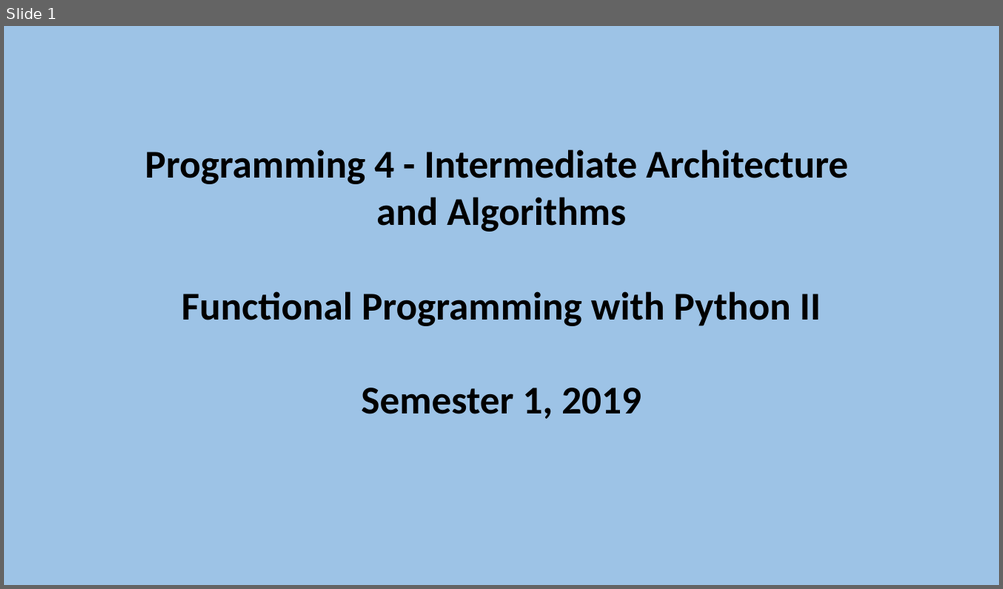
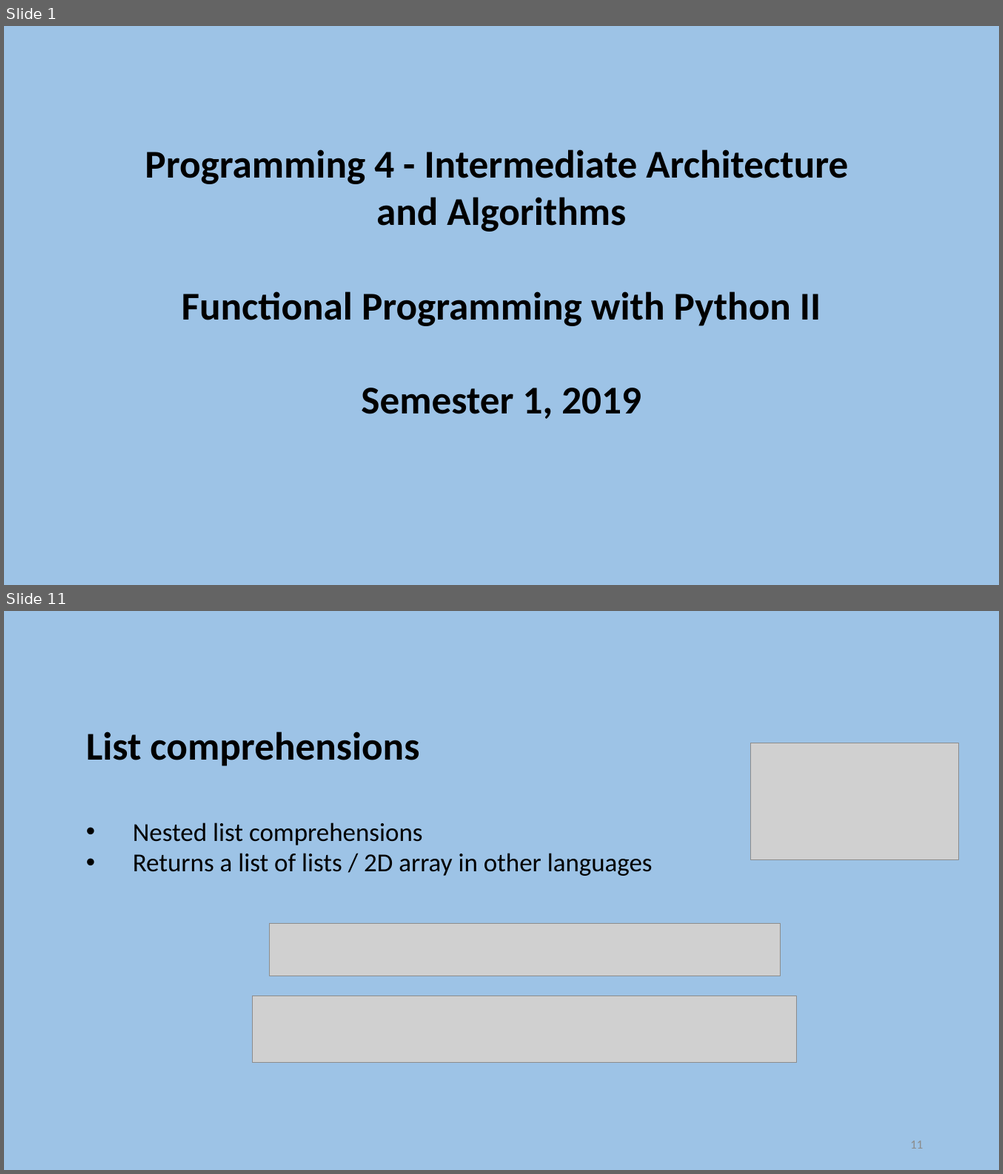
Before and after one commit to szetko/course-materials, a slide deck: Programming 4/Week 12/S2. Functional Programming with Python II.pptx. Shown one above the other, each under a label of ours: slide 1 before the commit, slides 1 and 11 after it; the slides between them are not shown. The pictures are 1003x589 and 1003x1174 pixels, drawn with LibreOffice and Linux fonts; fonts in the diff are those of the drawing; grey boxes stand for pictures. Boxes give left, top, right and bottom in pixels: in the first picture for what was removed or moved away, otherwise in the second. Text is boxed around its words. In the diff, an @@ line names an element or a change of style, - is before the commit and + after.

```diff
--- a/Programming 4/Week 12/S2. Functional Programming with Python II.pptx
+++ b/Programming 4/Week 12/S2. Functional Programming with Python II.pptx
@@ slide 11 added at (4, 611, 999, 1170), background #9DC3E6 @@
@@ text added at (86, 732, 652, 876), 25 pt, text #000000 @@
+List comprehensions
+    • Nested list comprehensions
+    • Returns a list of lists / 2D array in other languages
@@ picture added at (750, 743, 959, 860) @@
@@ picture added at (269, 923, 780, 977) @@
@@ picture added at (253, 996, 797, 1062) @@
@@ page number added at (910, 1141, 922, 1149), 12 pt, text #8C8C8C @@
+11
```
Also in this commit, not shown: 23 other slides added, 1 other file.
